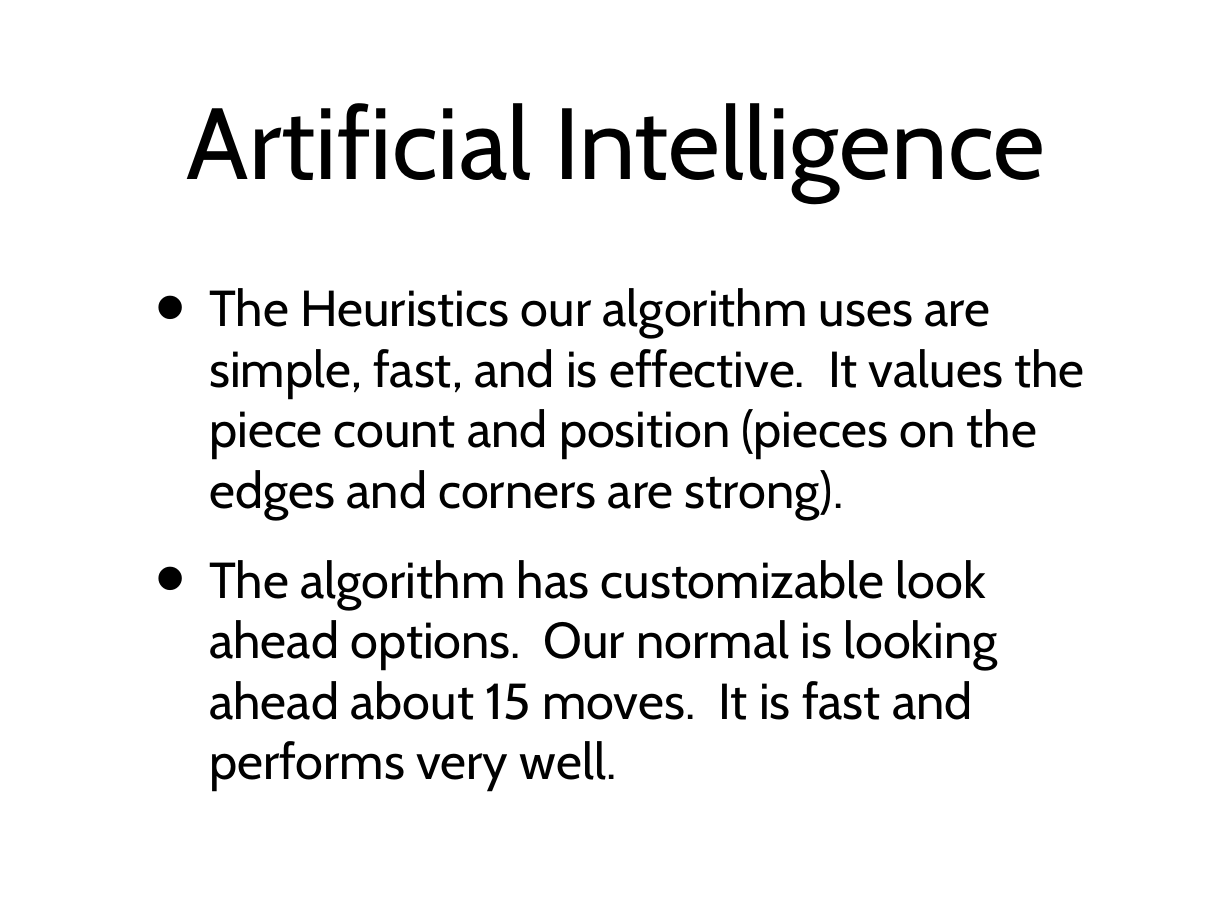
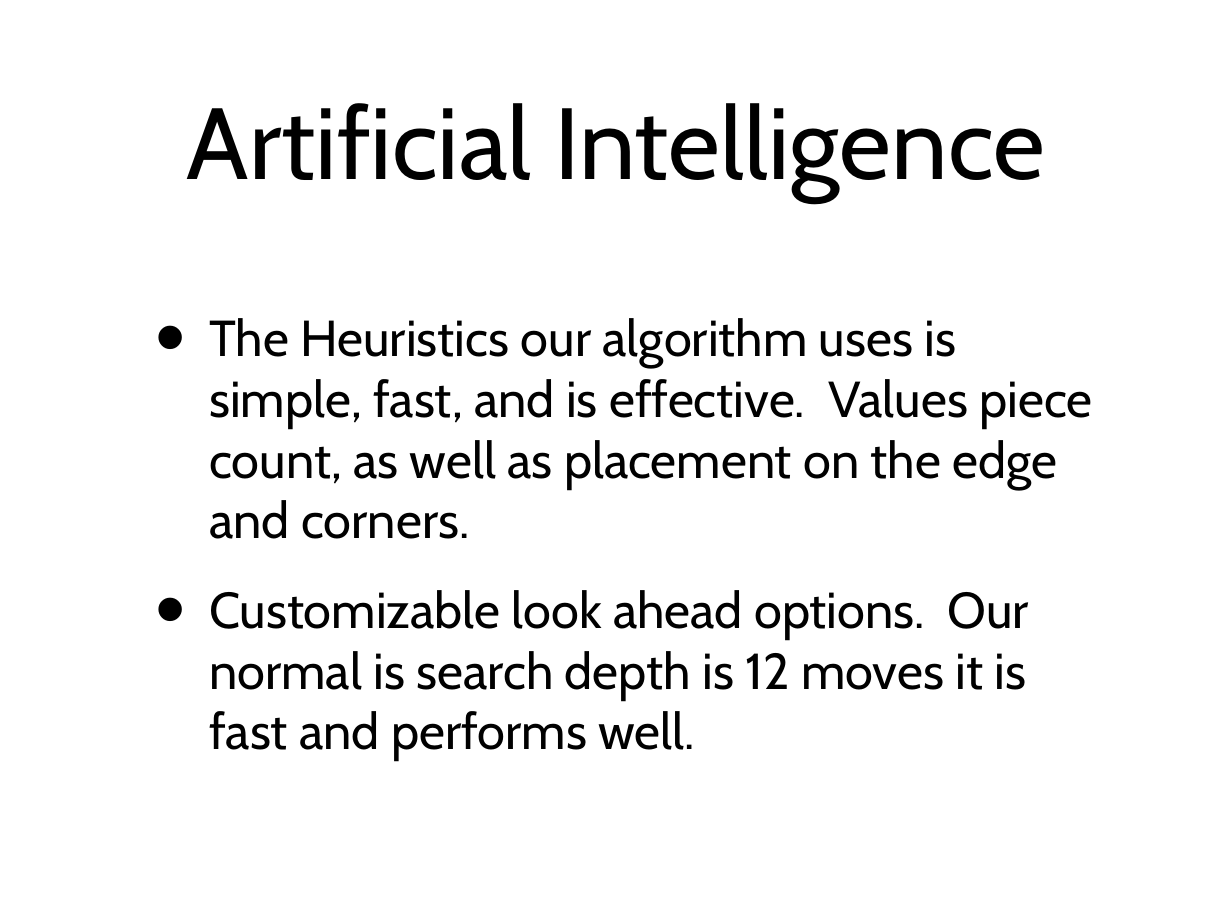
Before and after one commit to amod0017/rit-othello, a slide deck: slide 24 of Othello/other/Othello-Presentation-2.ppt (slide 18 before the commit). Drawn at 1232x924 pixels with LibreOffice and Linux fonts; fonts in the diff are those of the drawing. Boxes give left, top, right and bottom in pixels: in the first picture for what was removed or moved away, otherwise in the second. Text is boxed around its words. In the diff, an @@ line names an element or a change of style, - is before the commit and + after.

Commit message:
presentation

```diff
--- a/Othello/other/Othello-Presentation-2.ppt
+++ b/Othello/other/Othello-Presentation-2.ppt
@@ text at [209,318,1092,760]: text changed @@
-• The Heuristics our algorithm uses are simple, fast, and is effective. It values the piece count and position (pieces on the edges and corners are strong).
-• The algorithm has customizable look ahead options. Our normal is looking ahead about 15 moves. It is fast and performs very well.
+• The Heuristics our algorithm uses is simple, fast, and is effective. Values piece count, as well as placement on the edge and corners.
+• Customizable look ahead options. Our normal is search depth is 12 moves it is fast and performs well.
```
Also in this commit, not shown: 10 other slides changed, 19 slides added, 11 slides removed.
